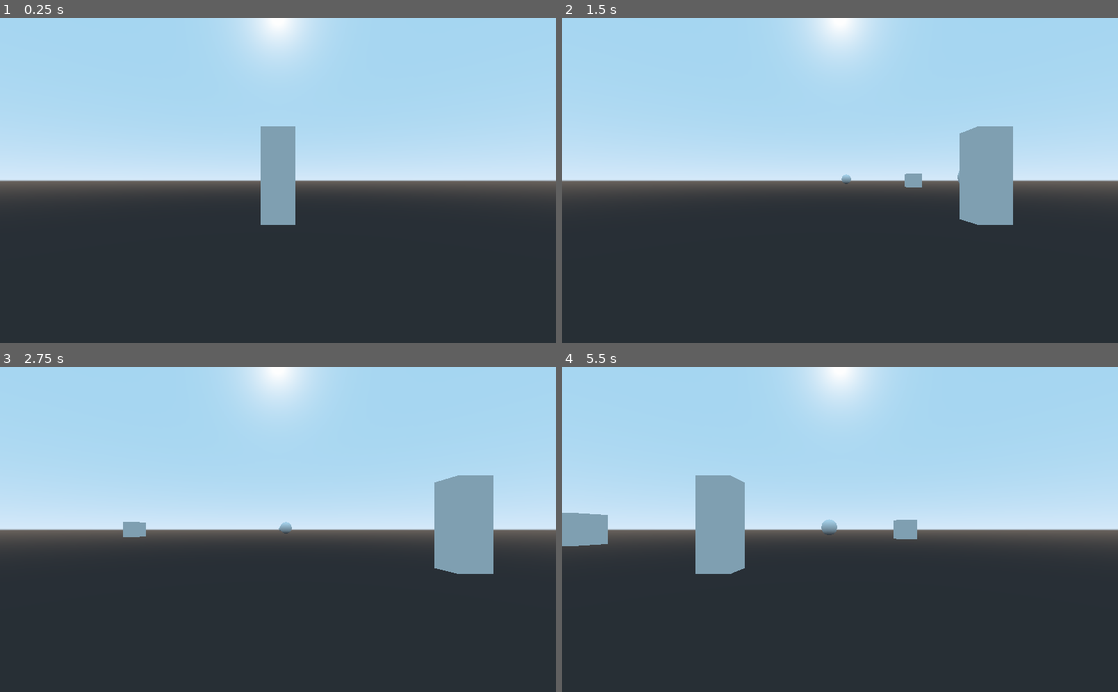
Above: before the commit, frames 1-4 (two rows, left to right).
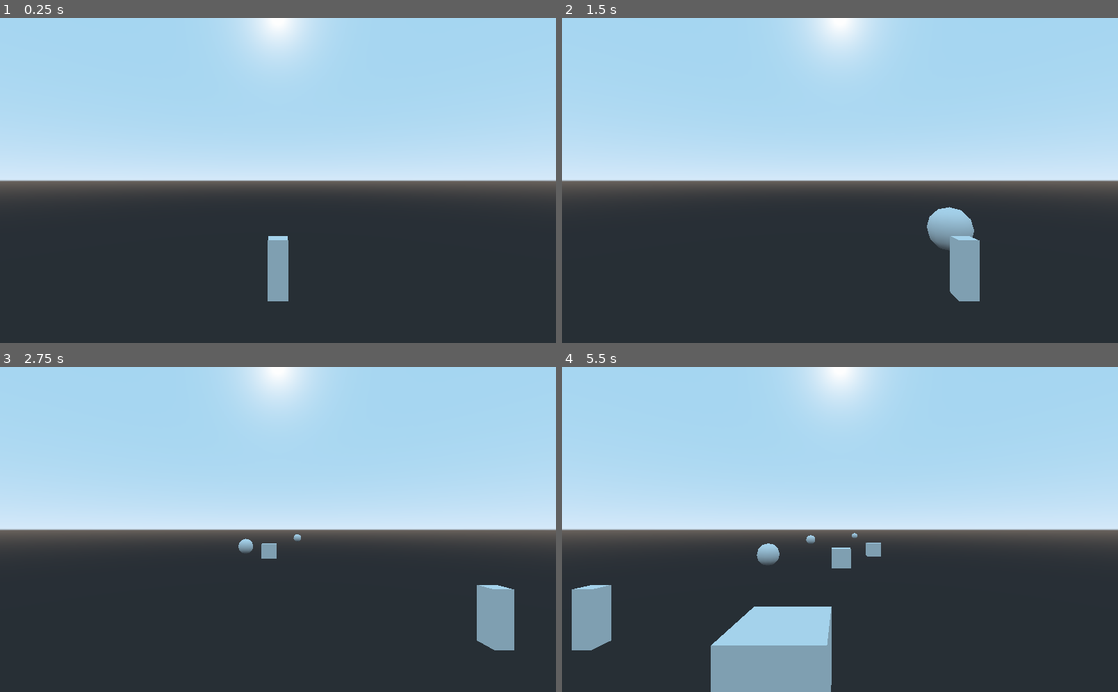
Above: after the commit, the same moments.

Repository: oumiya/Halloween2021-denkibu
Game: Godot game, scene res://sandbox_suzu.tscn
The game is run twice, just before and just after one commit, with the same random seed, the same clock (stepped at 60 frames per second) and the same inputs.
Inputs (mouse positions are in pixels of both pictures, inside the frame that each line leads up to):
- Up to frame 1 (0.25 s): no input
- Up to frame 2 (1.5 s): tap Enter at 0.5 s; move the mouse to (962, 164) at 0.52 s; hold Right (ui_right) 0.53-1.28 s; click (962, 164) at 0.6 s; move the mouse to (728, 196) at 1.27 s; hold Left (ui_left) from 1.28 s (still down); click (728, 196) at 1.35 s
- Up to frame 3 (2.75 s): move the mouse to (333, 458) at 2.02 s; release Left (ui_left) at 2.03 s; hold Right (ui_right) from 2.03 s (still down); click (333, 458) at 2.1 s
- Up to frame 4 (5.5 s): move the mouse to (812, 594) at 2.77 s; click (812, 594) at 2.85 s; move the mouse to (1006, 578) at 3.52 s; release Right (ui_right) at 3.53 s; hold Left (ui_left) from 3.53 s (still down); click (1006, 578) at 3.6 s; move the mouse to (673, 480) at 4.27 s; click (673, 480) at 4.35 s; move the mouse to (867, 529) at 5.02 s; click (867, 529) at 5.1 s

The runs differ from the first frame. In frame 1, 2.6% of the frame differs, in the area x 46-54%, y 33-88%; in frame 2, 4.7%; in frame 3, 4.9%; in frame 4, 11%, in the area x 0-64%, y 33-100%.

Commit message:
自機や敵の位置・サイズ関係を調整

Diff:
--- /dev/null
+++ b/DiaBullet.tscn
@@ -0,0 +1,14 @@
+[gd_scene load_steps=2 format=2]
+
+[sub_resource type="BoxShape" id=1]
+
+[node name="DiaBullet" type="Area"]
+
+[node name="CollisionShape" type="CollisionShape" parent="."]
+shape = SubResource( 1 )
+
+[node name="CSGBox" type="CSGBox" parent="."]
+transform = Transform( 0.707107, 0.5, 0.5, 0, 0.707107, -0.707107, -0.707107, 0.5, 0.5, 0, 0, 0 )
+width = 0.5
+height = 0.5
+depth = 0.5
--- /dev/null
+++ b/sandbox_shige.tscn
@@ -0,0 +1,3 @@
+[gd_scene format=2]
+
+[node name="sandbox_shige" type="Spatial"]
--- a/sandbox_suzu.tscn
+++ b/sandbox_suzu.tscn
@@ -1,22 +1,12 @@
-[gd_scene load_steps=5 format=2]
+[gd_scene load_steps=3 format=2]
 
-[ext_resource path="res://script/ClippedCamera.gd" type="Script" id=1]
-[ext_resource path="res://script/CSGBox.gd" type="Script" id=2]
-[ext_resource path="res://scene/Bullet.tscn" type="PackedScene" id=3]
+[ext_resource path="res://scene/Player.tscn" type="PackedScene" id=1]
 [ext_resource path="res://script/spawner.gd" type="Script" id=4]
 
 [node name="Spatial" type="Spatial"]
 transform = Transform( 1, 0, 0, 0, 1, 0, 0, 0, 1, 0, 0, -0.0887251 )
 
-[node name="ClippedCamera" type="ClippedCamera" parent="."]
-transform = Transform( 1, 0, 0, 0, 1, 0, 0, 0, 1, 0, 2.95942, 14.1701 )
-script = ExtResource( 1 )
-
-[node name="CSGBox" type="CSGBox" parent="ClippedCamera"]
-transform = Transform( 1, 0, 0, 0, 1, 0, 0, 0, 1, 0, 0.273307, -14.1701 )
-height = 5.5795
-script = ExtResource( 2 )
-bullet = ExtResource( 3 )
+[node name="Player" parent="." instance=ExtResource( 1 )]
 
 [node name="spawner" type="Node" parent="."]
 script = ExtResource( 4 )
--- /dev/null
+++ b/scene/Player.tscn
@@ -0,0 +1,17 @@
+[gd_scene load_steps=4 format=2]
+
+[ext_resource path="res://scene/Bullet.tscn" type="PackedScene" id=1]
+[ext_resource path="res://script/CSGBox.gd" type="Script" id=2]
+[ext_resource path="res://script/ClippedCamera.gd" type="Script" id=3]
+
+[node name="Player" type="ClippedCamera"]
+transform = Transform( 1, 0, 0, 0, 1, 0, 0, 0, 1, 0, 3, 0 )
+script = ExtResource( 3 )
+
+[node name="CSGBox" type="CSGBox" parent="."]
+transform = Transform( 1, 0, 0, 0, 1, 0, 0, 0, 1, 0, -2.237, -6 )
+width = 0.5
+height = 1.5
+depth = 0.5
+script = ExtResource( 2 )
+bullet = ExtResource( 1 )
--- a/script/CSGBox.gd
+++ b/script/CSGBox.gd
@@ -5,6 +5,8 @@
 # var a = 2
 # var b = "text"
 export var speed = 16
+
+const _x_limit = 6.4
 
 # Called when the node enters the scene tree for the first time.
 func _ready():
@@ -16,11 +18,13 @@
 func _physics_process(delta):
 	if Input.is_action_pressed("ui_left"):
 		translation.x -= delta * speed
+		if translation.x < _x_limit * -1:
+			translation.x = _x_limit * -1
 	if Input.is_action_pressed("ui_right"):
 		translation.x += delta * speed
+		if translation.x > _x_limit:
+			translation.x = _x_limit
 	if Input.is_action_just_pressed("shot"):
 		var b = bullet.instance()
 		b.translation = global_transform.origin
-#		b.translation.z = get_parent().translation.z
 		get_parent().get_parent().add_child(b)
-		print(b.translation)
--- a/script/spawner.gd
+++ b/script/spawner.gd
@@ -1,28 +1,16 @@
 extends Node
 
-
-# Declare member variables here. Examples:
-# var a = 2
-# var b = "text"
-
 var box2_scene = preload("res://scene/CSGBox2.tscn")
-
-# Called when the node enters the scene tree for the first time.
+var rng = RandomNumberGenerator.new()
 func _ready():
-	pass # Replace with function body.
-
-
-# Called every frame. 'delta' is the elapsed time since the previous frame.
-#func _process(delta):
-#	pass
-
+	rng.randomize()
 
 func _on_Timer_timeout():
 	var temp = box2_scene.instance()
-	var cam = get_node("../ClippedCamera")
+	var cam = get_node("../Player")
 	get_parent().add_child(temp)
 	temp.translation = cam.translation
+	temp.translation.x += rng.randf_range(-6.4, 6.4)
+	temp.translation.y = 0
 	temp.translation.z -= 40
-	temp.translation.x = randi() % 41 - 20
-
-	pass # Replace with function body.
+	print(temp.translation)
